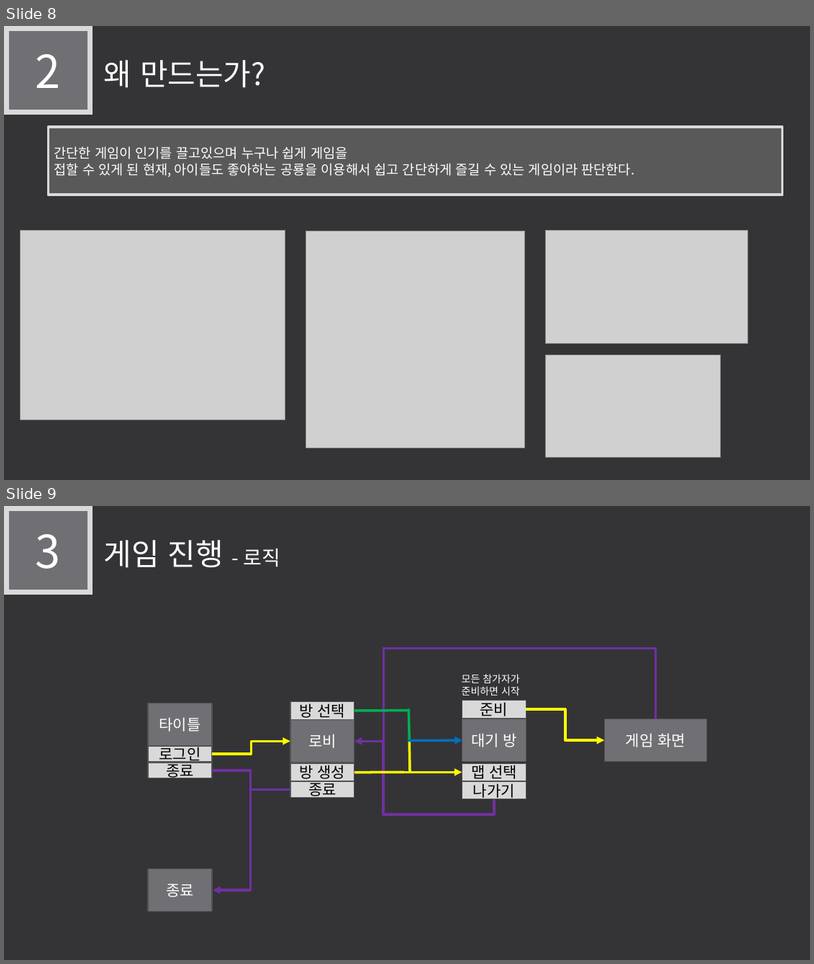
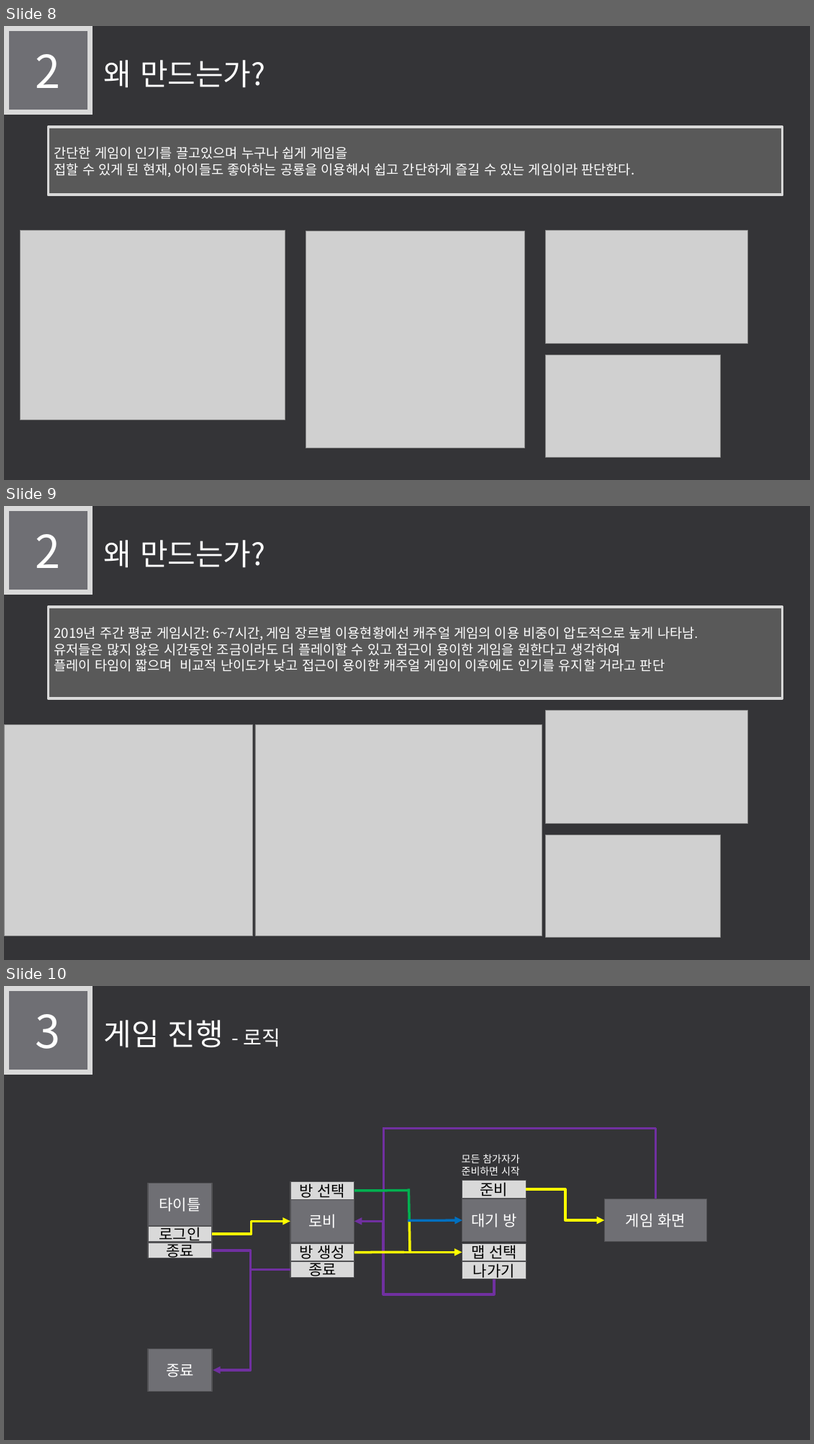
Before and after one commit to LEGO0937/Our_Project, a slide deck: 기획단계/졸작 제안서_α.pptx. Shown one above the other, each under a label of ours: slides 8 and 9 before the commit, slides 8, 9 and 10 after it. The pictures are 814x964 and 814x1444 pixels, drawn with LibreOffice and Linux fonts; fonts in the diff are those of the drawing; grey boxes stand for pictures. Boxes give left, top, right and bottom in pixels: in the first picture for what was removed or moved away, otherwise in the second. Text is boxed around its words. In the diff, an @@ line names an element or a change of style, - is before the commit and + after.

Commit message:
need 수정
need 파트가 아직 부족하다고 판단하여
새롭게 수정하고 있음

```diff
--- a/기획단계/졸작 제안서_α.pptx
+++ b/기획단계/졸작 제안서_α.pptx
@@ slide 9 added at box(4, 506, 810, 960), background #353537 @@
@@ rectangle added at box(6, 508, 90, 592), fill #6F6F74, outline #D9D9D9 6 pt, 54 pt, text #FFFFFF @@
+2
@@ text added at box(104, 540, 265, 568), 36 pt, text #FFFFFF @@
+왜 만드는가?
@@ rectangle added at box(48, 607, 783, 698), fill #595959, outline #D9D9D9 3 pt, 16 pt, text #FFFFFF @@
+2019년 주간 평균 게임시간: 6~7시간, 게임 장르별 이용현황에선 캐주얼 게임의 이용 비중이 압도적으로 높게 나타남.
+유저들은 많지 않은 시간동안 조금이라도 더 플레이할 수 있고 접근이 용이한 게임을 원한다고 생각하여
+플레이 타임이 짧으며 비교적 난이도가 낮고 접근이 용이한 캐주얼 게임이 이후에도 인기를 유지할 거라고 판단
@@ picture added at box(546, 710, 748, 823) @@
@@ picture added at box(4, 725, 252, 936) @@
@@ picture added at box(255, 725, 542, 936) @@
@@ picture added at box(546, 835, 721, 937) @@
@@ what was slide 9 is now slide 10 @@
```
